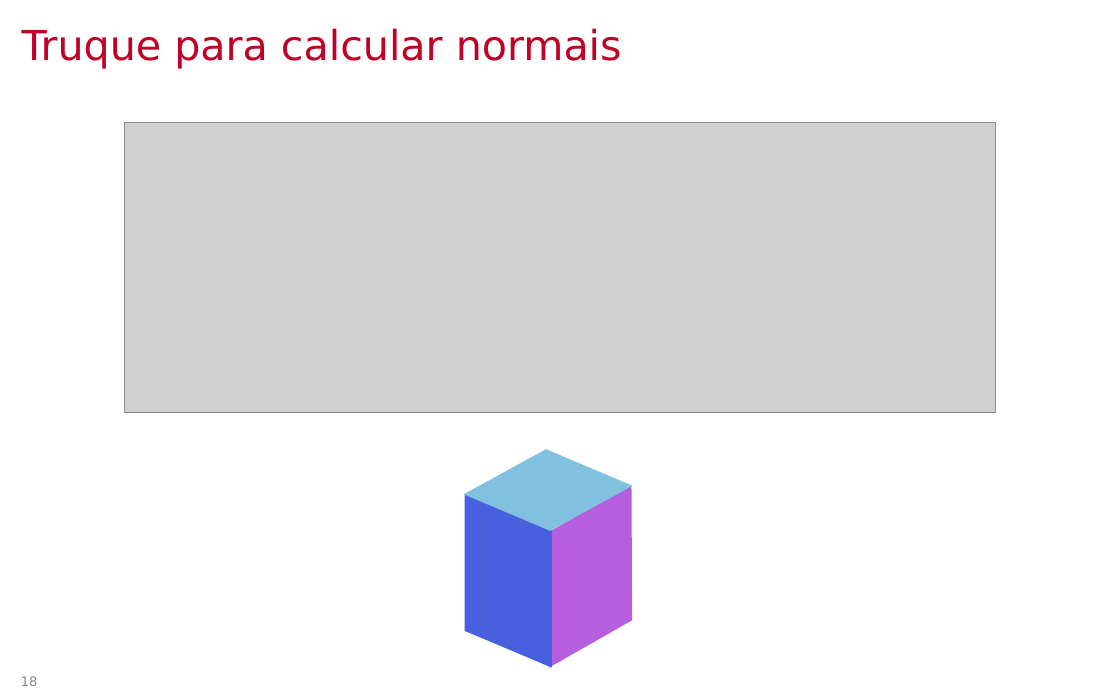
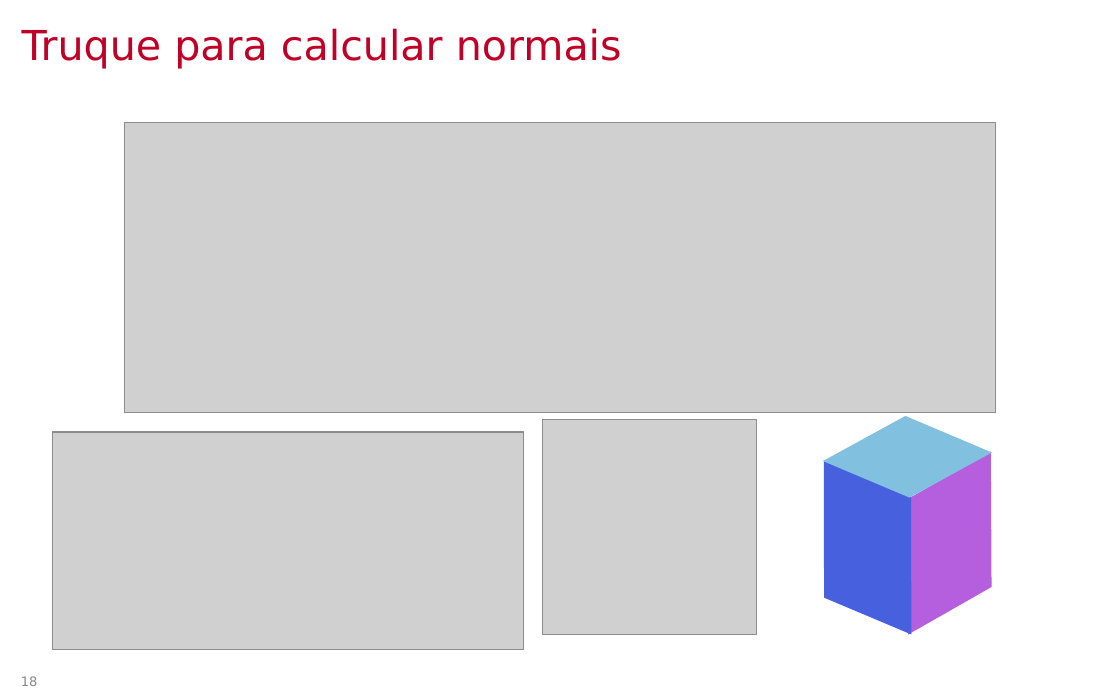
Before and after one commit to lpsoares/ComputacaoGrafica, a slide deck: slide 18 of content/aulas/16-revisao4/aula16_revisao4.pptx. Drawn at 1120x700 pixels with LibreOffice and Linux fonts; fonts in the diff are those of the drawing; grey boxes stand for pictures; background and template pictures are left out. Boxes give left, top, right and bottom in pixels: in the first picture for what was removed or moved away, otherwise in the second. Text is boxed around its words. In the diff, an @@ line names an element or a change of style, - is before the commit and + after.

Commit message:
atualização aula 16

```diff
--- a/content/aulas/16-revisao4/aula16_revisao4.pptx
+++ b/content/aulas/16-revisao4/aula16_revisao4.pptx
@@ 2 parallelograms, 1 diamond: place and size @@
-2 parallelograms, 1 diamond at bbox=[416, 445, 689, 668]
+2 parallelograms, 1 diamond at bbox=[775, 411, 1049, 634]
@@ picture added at bbox=[53, 432, 523, 650] @@
@@ picture added at bbox=[543, 420, 757, 635] @@
```
